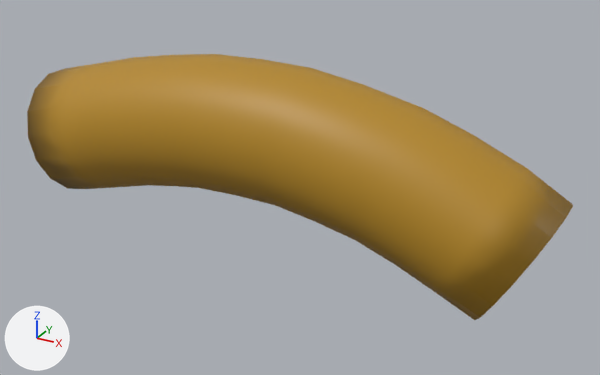
The Blender file Assets/Model/Blender/Macaroni.blend, before and after one commit.
Both versions are drawn from a camera (50 mm lens) standing at (0.0737, -0.1236, 0.0744) and looking at (0.0057, 0.0001, 0.0126). The axes (+X, +Y, +Z) are drawn at lower left. The lights are the same throughout.

The first picture shows 'Macaroni'.
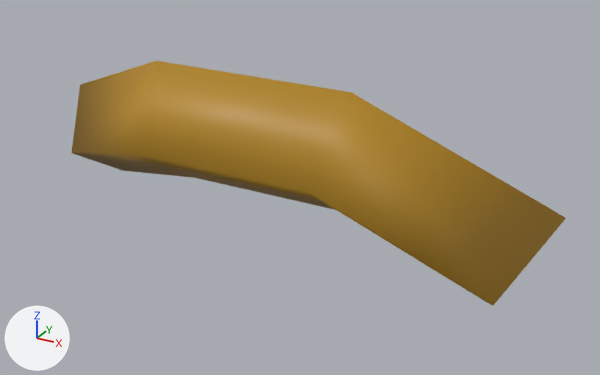
What differs and where, as boxes (x1, y1, x2, y2) in the pictures (600 x 375 px):
'Macaroni', modifiers changed (10% narrower, 8% shorter)
    before: (27, 54, 573, 320)
    after: (72, 61, 566, 306)

The change in detail:
Object 'Macaroni' (ob_macaroni) has a DECIMATE modifier named 'Decimate'.
On modifier 'Decimate' of object 'Macaroni' (ob_macaroni), iterations goes from 2 to 6.
